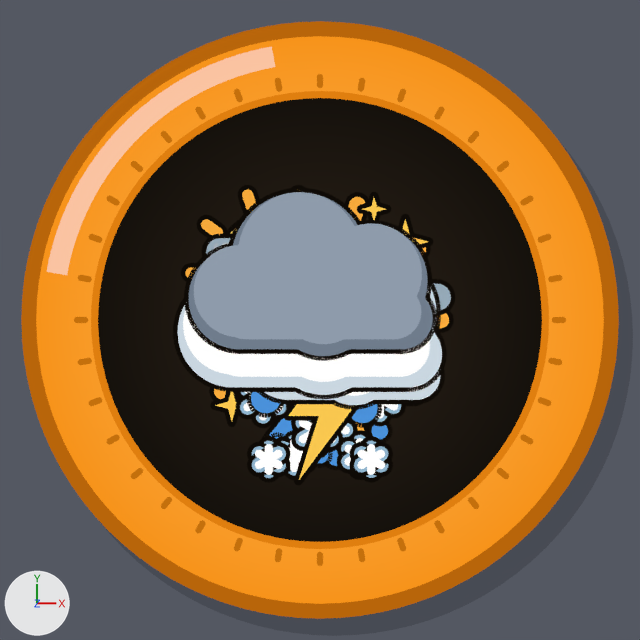
What one commit did to the Blender file art/coin.blend.
Rendered twice from the file's camera 'cam'. Every picture has the same lights, and +X, +Y and +Z are marked at lower left. The first picture is the older version.

The older version as bpy lines, for what is in view:
```python
me_cloud_002 = bpy.data.meshes.new('cloud.002')
me_cloud_002.from_pydata(...)  # 449 vertices, 1 face; spans x -0.464..0.465, y -0.257..0.367, z 0.0
me_cloud_002.materials.append(mat_flat__c9d6e0_1_0_0_0_60_0_1_0_0_0_0_0)  # pale blue #c9d6e0
me_rim = bpy.data.meshes.new('rim')
me_rim.from_pydata(...)  # 96 vertices, 1 face; spans x -1.0..1.0, y -1.0..1.0, z 0.0
me_rim.materials.append(mat_radial__ffb547__f7931a_1_0_1_0)
me_shadow = bpy.data.meshes.new('shadow')
me_shadow.from_pydata(...)  # 96 vertices, 1 face; spans x -1.05..1.05, y -1.05..1.05, z 0.0
me_shadow.materials.append(mat_flat__000000_0_28_0_0_60_0_1_0_0_0_0_0)
ob_cloud_002 = bpy.data.objects.new('cloud.002', me_cloud_002)
ob_cloud_002.location = (-0.036, -0.006, 0.221)
ob_rim = bpy.data.objects.new('rim', me_rim)
ob_rim.location = (0.0, 0.0, -0.549)
ob_rim.scale = (0.998, 0.998, 1.0)
ob_shadow = bpy.data.objects.new('shadow', me_shadow)
ob_shadow.location = (0.05, -0.06, -0.7)
# also in view: 'outline.031' at (-0.03, 0.16, 0.22); 'bolt' at (0.01, -0.34, 0.14); 'cloud.003' at (-0.05, 0.07, 0.22); 'edge' at (0.0, 0.0, -0.6); 'lip' at (0.0, 0.0, -0.47)
```
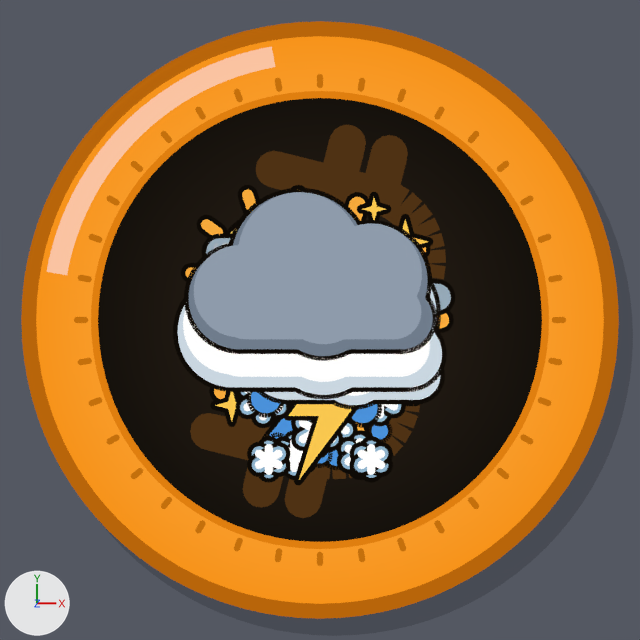
Pixel boxes (x1, y1, x2, y2) of what changed, in the pictures (640 x 640 px):
'btc', added
    after: (256, 151, 446, 279)
'btc.003', added (brown)
    after: (319, 125, 366, 202)
'btc.004', added (brown)
    after: (361, 135, 408, 209)
'btc.001', added
    after: (190, 405, 420, 479)
'btc.002', added
    after: (227, 160, 323, 459)
'btc.006', added (brown)
    after: (285, 463, 331, 518)
'btc.005', added (brown)
    after: (243, 429, 283, 508)

Edits to the bpy script that builds the scene:
```text
Add mat_flat__4f3214_1_0_0_0_60_0_1_0_0_0_0_0:
    mat_flat__4f3214_1_0_0_0_60_0_1_0_0_0_0_0 = emission_material('flat_#4F3214_1.0_0.0_60.0_1.0_0.0_0.0')
    mat_flat__4f3214_1_0_0_0_60_0_1_0_0_0_0_0.base_color = (0.0782, 0.0319, 0.007)  # brown #4f3214
Add me_btc_006:
    me_btc_006.from_pydata(...)  # 36 vertices, 3 faces; spans x -0.083..0.083, y -0.139..0.139, z 0.0
    me_btc_006.materials.append(mat_flat__4f3214_1_0_0_0_60_0_1_0_0_0_0_0)  # brown #4f3214
Add me_btc_004:
    me_btc_004.from_pydata(...)  # 36 vertices, 3 faces; spans x -0.083..0.083, y -0.139..0.139, z 0.0
    me_btc_004.materials.append(mat_flat__4f3214_1_0_0_0_60_0_1_0_0_0_0_0)  # brown #4f3214
Add me_btc_002:
    me_btc_002.from_pydata(...)  # 36 vertices, 3 faces; spans x -0.18..0.18, y -0.526..0.526, z 0.0
    me_btc_002.materials.append(mat_flat__4f3214_1_0_0_0_60_0_1_0_0_0_0_0)  # brown #4f3214
Add me_btc_001:
    me_btc_001.from_pydata(...)  # 104 vertices, 20 faces; spans x -0.597..0.215, y -0.293..0.369, z 0.0
    me_btc_001.materials.append(mat_flat__4f3214_1_0_0_0_60_0_1_0_0_0_0_0)  # brown #4f3214
Add me_btc:
    me_btc.from_pydata(...)  # 136 vertices, 22 faces; spans x -0.457..0.212, y -0.292..0.395, z 0.0
    me_btc.materials.append(mat_flat__4f3214_1_0_0_0_60_0_1_0_0_0_0_0)  # brown #4f3214
Add ob_btc_006:
    ob_btc_006 = bpy.data.objects.new('btc.006', me_btc_006)
    ob_btc_006.location = (-0.041, -0.558, -0.43)
Add ob_btc_005:
    ob_btc_005 = bpy.data.objects.new('btc.005', me_btc_006.copy())
    ob_btc_005.location = (-0.189, -0.521, -0.43)
Add ob_btc_004:
    ob_btc_004 = bpy.data.objects.new('btc.004', me_btc_004)
    ob_btc_004.location = (0.225, 0.512, -0.431)
Add ob_btc_003:
    ob_btc_003 = bpy.data.objects.new('btc.003', me_btc_004.copy())
    ob_btc_003.location = (0.078, 0.548, -0.431)
Add ob_btc_002:
    ob_btc_002 = bpy.data.objects.new('btc.002', me_btc_002)
    ob_btc_002.location = (-0.147, 0.037, -0.431)
Add ob_btc_001:
    ob_btc_001 = bpy.data.objects.new('btc.001', me_btc_001)
    ob_btc_001.location = (0.141, -0.268, -0.431)
Add ob_btc:
    ob_btc = bpy.data.objects.new('btc', me_btc)
    ob_btc.location = (0.231, 0.199, -0.431)
```
